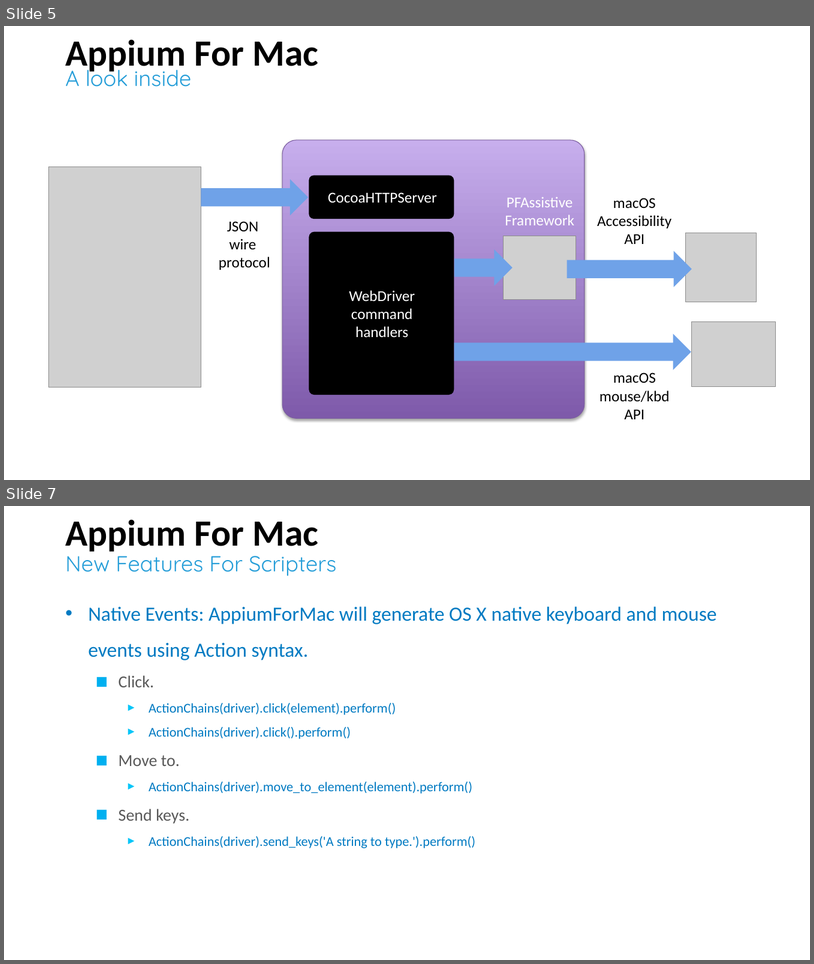
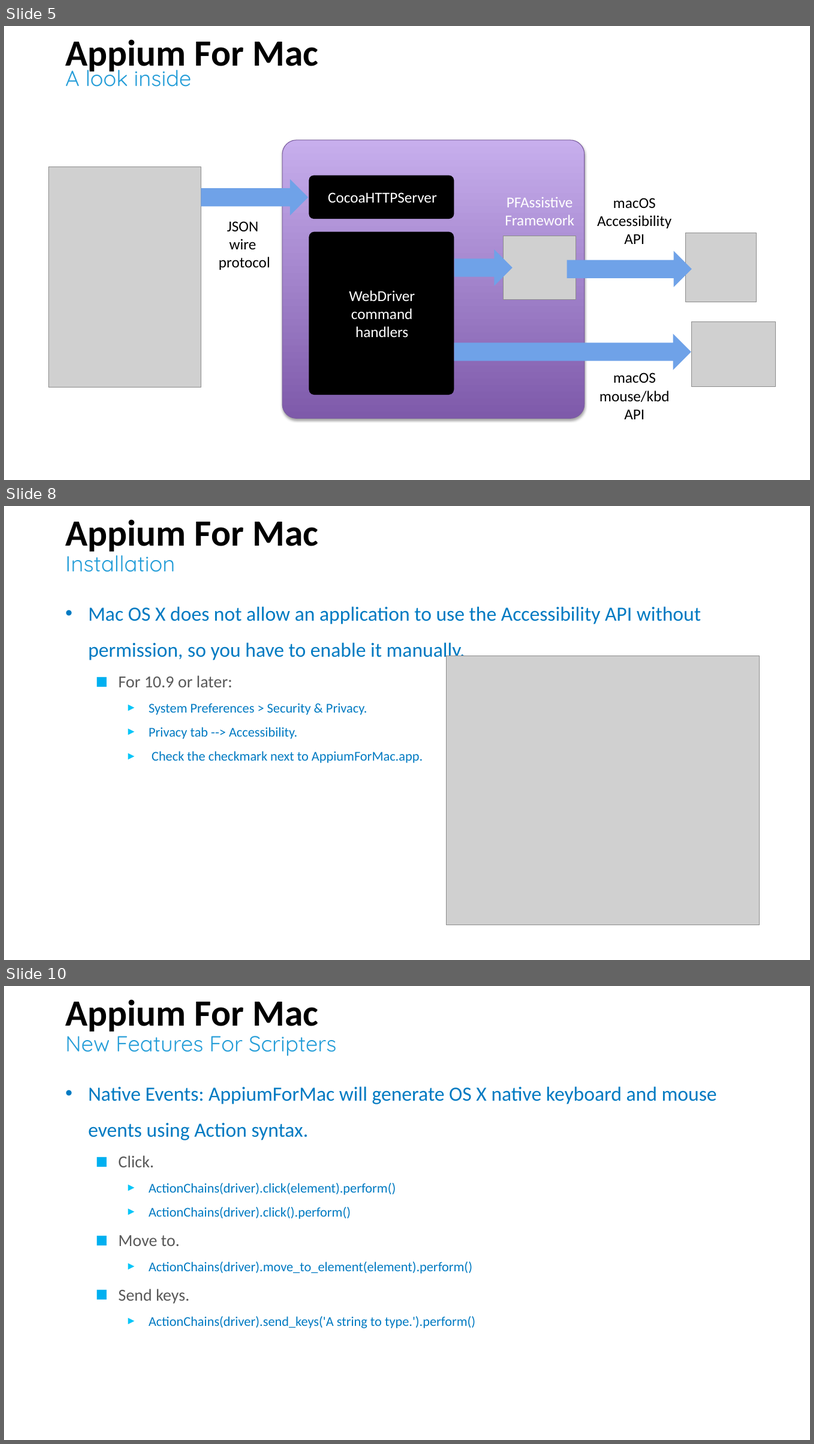
Before and after one commit to nmdong/appiumformac, a slide deck: Session 2 - Robot framework - Appium For MACOS.pptx. Shown one above the other, each under a label of ours: slides 5 and 7 before the commit, slides 5, 8 and 10 after it; the slides between them are not shown. The pictures are 814x964 and 814x1444 pixels, drawn with LibreOffice and Linux fonts; fonts in the diff are those of the drawing; grey boxes stand for pictures. Boxes give left, top, right and bottom in pixels: in the first picture for what was removed or moved away, otherwise in the second. Text is boxed around its words. In the diff, an @@ line names an element or a change of style, - is before the commit and + after.

```diff
--- a/Session 2 - Robot framework - Appium For MACOS.pptx
+++ b/Session 2 - Robot framework - Appium For MACOS.pptx
@@ slide 8 added at (4,506,810,960), background #FFFFFF @@
@@ title added at (65,519,318,552), 44 pt, text #000000, bold @@
+Appium For Mac
@@ text added at (65,549,175,572), 26 pt, text #249DD8 @@
+Installation
@@ text added at (88,606,701,763), 16 pt, text #007AC2 @@
+• Mac OS X does not allow an application to use the Accessibility API without permission, so you have to enable it manually.
+  ■ For 10.9 or later:
+    ► System Preferences > Security & Privacy.
+    ► Privacy tab --> Accessibility.
+    ► Check the checkmark next to AppiumForMac.app.
@@ picture added at (447,655,760,924) @@
@@ what was slide 7 is now slide 10 @@
```
Also in this commit, not shown: 6 slides changed, 6 other slides added, 1 slide removed.
